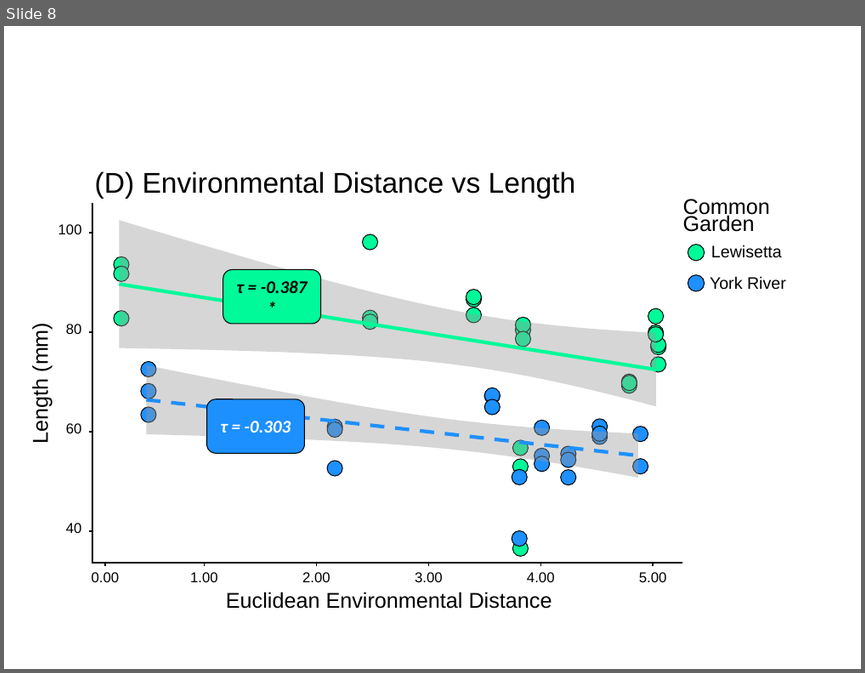
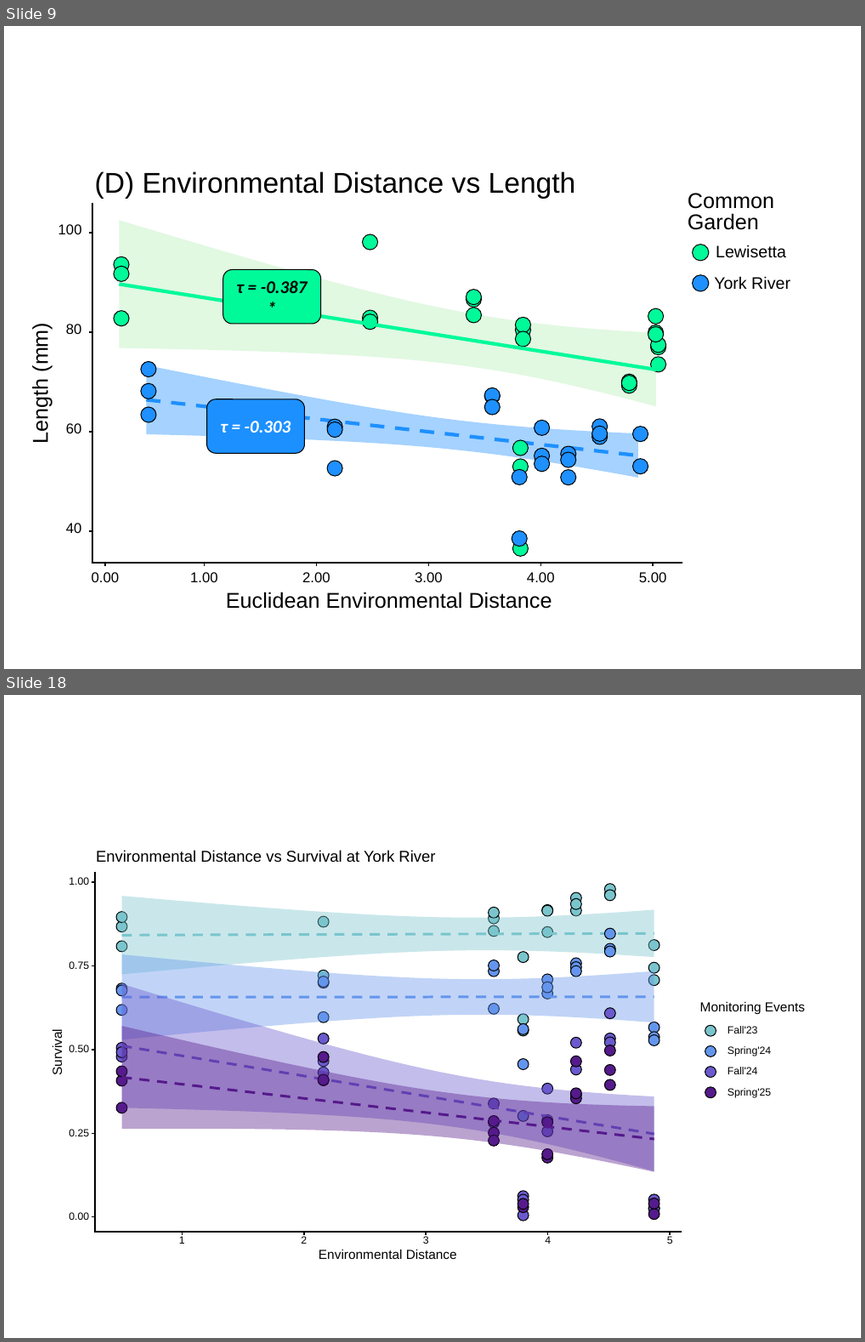
Before and after one commit to ModelValidationProgram/MVP_oyster_GO, a slide deck: results/figures/GO_compare_edited.pptx. Shown one above the other, each under a label of ours: slide 8 before the commit, slides 9 and 18 after it; the slides between them are not shown. The pictures are 865x673 and 865x1342 pixels, drawn with LibreOffice and Linux fonts; fonts in the diff are those of the drawing. Boxes give left, top, right and bottom in pixels: in the first picture for what was removed or moved away, otherwise in the second. Text is boxed around its words. In the diff, an @@ line names an element or a change of style, - is before the commit and + after.

```diff
--- a/results/figures/GO_compare_edited.pptx
+++ b/results/figures/GO_compare_edited.pptx
@@ slide 18 added at (4,695,861,1338), background #FFFFFF @@
@@ group added at (46,845,818,1269): 96 ellipses, 20 freeform shapes, 18 texts, 7 rectangles @@
+0.00
+0.25
+0.50
+0.75
+1.00
+1
+2
+3
+4
+5
+Environmental Distance
+Survival
+Monitoring Events
+Fall'23
+Spring'24
+Fall'24
+Spring'25
+Environmental Distance vs Survival at York River
@@ what was slide 8 is now slide 9 @@
@@ slide 9 changed as well @@
@@ text "Common": place and size @@
-text "Common" at (683,199,770,232)
+text "Common" at (687,193,774,230)
@@ text "Common" at (687,193,774,230): line spacing 14pt to 17.6pt @@
@@ freeform shape at (119,220,656,406): fill #999999 at 40% opacity to #B4EEB4 at 40% opacity @@
@@ rectangle removed at (681,237,712,267) @@
@@ 2 texts, 2 ellipses, 1 rectangle: place and size @@
-2 texts, 2 ellipses, 1 rectangle at (681,244,786,299)
+2 texts, 2 ellipses, 1 rectangle at (685,244,790,299)
@@ freeform shape at (146,365,638,477): fill #999999 at 40% opacity to #1E90FF at 40% opacity @@
```
Also in this commit, not shown: 7 other slides changed, 17 other slides added.
